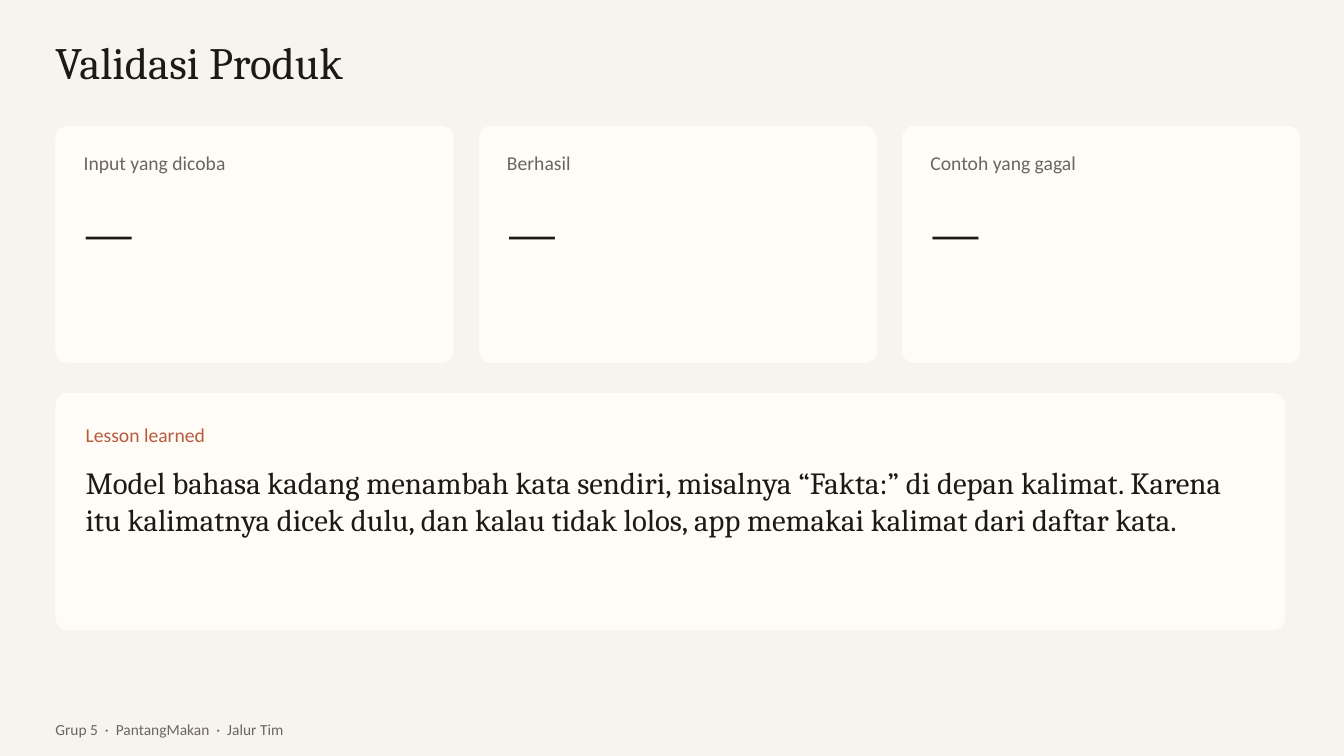
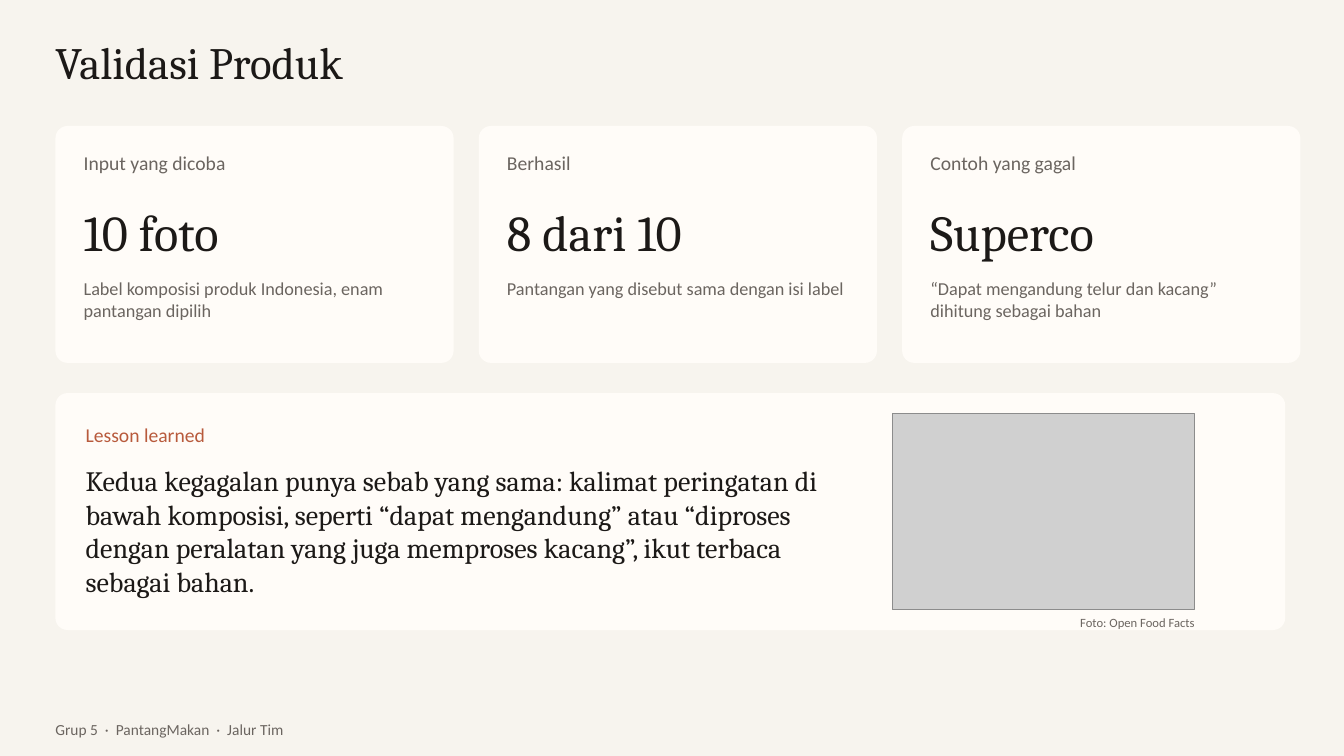
Before and after one commit to dendyramdhan/PantangMakan, a slide deck: slide 11 of presentasi/PantangMakan.pptx. Drawn at 1344x756 pixels with LibreOffice and Linux fonts; fonts in the diff are those of the drawing; grey boxes stand for pictures. Boxes give left, top, right and bottom in pixels: in the first picture for what was removed or moved away, otherwise in the second. Text is boxed around its words. In the diff, an @@ line names an element or a change of style, - is before the commit and + after.

Commit message:
Validasi: 10 foto label Open Food Facts, 8 benar; isi slide Validasi dan Rencana

```diff
--- a/presentasi/PantangMakan.pptx
+++ b/presentasi/PantangMakan.pptx
@@ text at box(84, 215, 219, 252): text changed @@
-—
+10 foto
@@ text at box(507, 216, 681, 252): text changed @@
-—
+8 dari 10
@@ text at box(930, 217, 1093, 262): text changed @@
-—
+Superco
@@ text added at box(84, 282, 383, 320), 13 pt, text #6B6560 @@
+Label komposisi produk Indonesia, enam pantangan dipilih
@@ text added at box(507, 282, 844, 298), 13 pt, text #6B6560 @@
+Pantangan yang disebut sama dengan isi label
@@ text added at box(930, 282, 1217, 320), 13 pt, text #6B6560 @@
+“Dapat mengandung telur dan kacang” dihitung sebagai bahan
@@ picture added at box(892, 413, 1195, 610) @@
@@ text at box(86, 471, 817, 598): text changed; size 22 to 20 pt @@
-Model bahasa kadang menambah kata sendiri, misalnya “Fakta:” di depan kalimat. Karena itu kalimatnya dicek dulu, dan kalau tidak lolos, app memakai kalimat dari daftar kata.
+Kedua kegagalan punya sebab yang sama: kalimat peringatan di bawah komposisi, seperti “dapat mengandung” atau “diproses dengan peralatan yang juga memproses kacang”, ikut terbaca sebagai bahan.
@@ text added at box(1080, 618, 1195, 629), 9 pt, text #6B6560 @@
+Foto: Open Food Facts
```
Also in this commit, not shown: 1 other slide changed, 14 other files.
